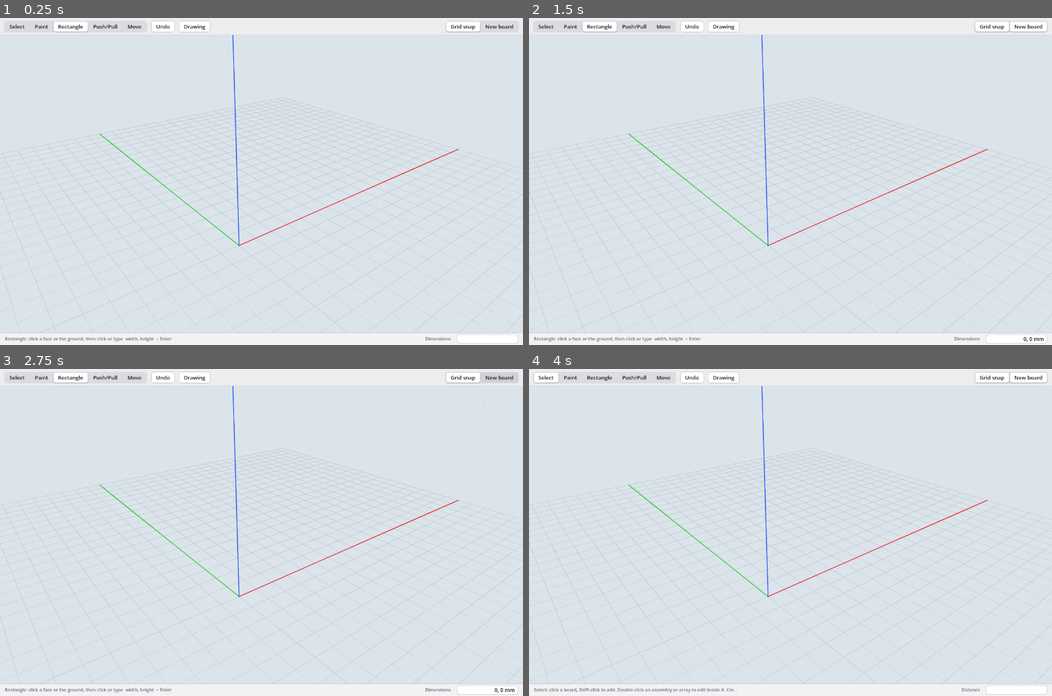
Above: before the commit, frames 1-4 (two rows, left to right).
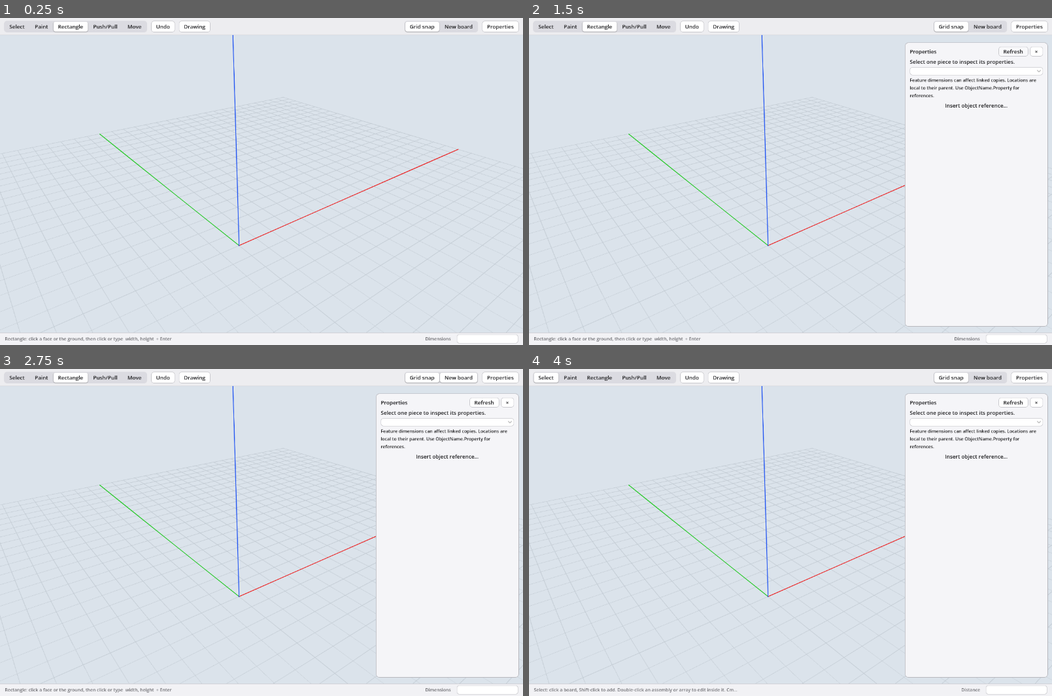
Above: after the commit, the same moments.

Repository: wweatherall/Napkin
Game: Godot game, scene res://main.tscn
Same seed, same stepped clock (60 frames per second), same inputs: the game is played once before the commit and once after it.
Inputs (mouse positions are in pixels of both pictures, inside the frame that each line leads up to):
- Up to frame 1 (0.25 s): no input
- Up to frame 2 (1.5 s): click (1031, 27) at 0.5 s, where only the run after the commit has a clickable "Properties"; click (1015, 50) at 1.25 s, where only the run after the commit has a clickable "Refresh"
- Up to frame 3 (2.75 s): click "New board" at 2 s
- Up to frame 4 (4 s): click "New board" at 2.75 s; click "Select" at 3.5 s

The runs differ from the first frame. In frame 1, 0.4% of the frame differs, in the area x 77-100%, y 1-5%; in frame 2, 24%; in frame 3, 24%, in the area x 71-100%, y 1-99%; in frame 4, 24%.
Error before the commit: Invalid assignment of property or key 'text' with value of type 'String' on a base object of type 'Nil'. (res://main.gd:1893)
Error after the commit: Invalid assignment of property or key 'text' with value of type 'String' on a base object of type 'Nil'. (res://main.gd:1962)

Commit message:
Expose native FreeCAD properties in a Godot inspector

Diff:
--- a/viewport/main.gd
+++ b/viewport/main.gd
@@ -11,7 +11,7 @@
 
 # ---------------- state ----------------
 var ops: Array = []
-var counters := {"r": 0, "b": 0, "pp": 0, "m": 0, "mv": 0, "mu": 0, "dt": 0, "as": 0, "a": 0, "sm": 0, "tg": 0}
+var counters := {"pr": 0, "r": 0, "b": 0, "pp": 0, "m": 0, "mv": 0, "mu": 0, "dt": 0, "as": 0, "a": 0, "sm": 0, "tg": 0}
 var seq := 0
 var in_flight := false
 var dirty := false
@@ -84,6 +84,10 @@
 var cursor2d: Node2D
 
 var client: Node
+var properties_panel: PanelContainer
+var properties_request := 0
+var properties_seq := -1
+
 var ui_hint: Label
 var ui_sync: Label
 var ui_vcb: Label
@@ -430,6 +434,24 @@
 	var gap := Control.new(); gap.size_flags_horizontal = Control.SIZE_EXPAND_FILL; gap.mouse_filter = Control.MOUSE_FILTER_IGNORE
 	row.add_child(gap)
 	row.add_child(_segments([["Grid snap", "grid", "Snap to a 10 mm grid (G)"], ["New board", "newboard", "Pushing a rectangle drawn on a face makes a separate board (B)"]], true))
+	var properties_button := Button.new()
+	properties_button.text = "Properties"
+	properties_button.focus_mode = Control.FOCUS_NONE
+	properties_button.pressed.connect(func():
+		properties_panel.visible = not properties_panel.visible
+		if properties_panel.visible: _request_properties())
+	row.add_child(properties_button)
+	properties_panel = load("res://property_panel.gd").new()
+	root.add_child(properties_panel)
+	properties_panel.set_anchors_and_offsets_preset(Control.PRESET_RIGHT_WIDE)
+	properties_panel.offset_left = -360
+	properties_panel.offset_right = -10
+	properties_panel.offset_top = 60
+	properties_panel.offset_bottom = -45
+	properties_panel.add_theme_stylebox_override("panel", _box(_c(Color(0.96, 0.96, 0.97), Color(0.17, 0.17, 0.18)), 8, _c(Color(0.7, 0.7, 0.72), Color(0.3, 0.3, 0.32)), 1, Vector2(12, 10)))
+	properties_panel.hide()
+	properties_panel.refresh_requested.connect(_request_properties)
+	properties_panel.edit_requested.connect(_edit_property)
 	# status bar with the measurements field
 	var status := PanelContainer.new()
 	status.set_anchors_and_offsets_preset(Control.PRESET_BOTTOM_WIDE)
@@ -841,12 +863,52 @@
 
 func set_selection(ids: Array) -> void:
 	selection = ids
+	if properties_panel != null and properties_panel.visible: _request_properties()
 	if _sel_overlay == null:
 		_sel_overlay = MeshInstance3D.new(); add_child(_sel_overlay)
 	var t := PackedVector3Array()
 	for b in ids: t.append_array(body_tris.get(b, PackedVector3Array()))
 	_sel_overlay.mesh = _tri_mesh(t, mat_selected) if not t.is_empty() else null
 
+
+func _request_properties() -> void:
+	if properties_panel == null or not properties_panel.visible: return
+	properties_request += 1
+	properties_seq = -1
+	if selection.size() != 1:
+		properties_panel.message("Select one piece to inspect its properties.")
+		return
+	if in_flight or dirty or not opened:
+		properties_panel.message("Waiting for FreeCAD…")
+		return
+	properties_panel.message("Reading properties…")
+	client.send({"cmd": "inspect_properties", "model": model_path, "body": selection[0],
+		"seq": seq, "request_id": properties_request})
+
+func _on_properties(resp: Dictionary) -> void:
+	if properties_panel == null or not properties_panel.visible: return
+	if int(resp.get("seq", -1)) != seq or in_flight or dirty: return
+	if int(resp.get("request_id", -1)) != properties_request: return
+	if not resp.get("ok", false):
+		properties_panel.message(str(resp.get("error", "Could not read properties")))
+		return
+	if resp.get("model") != model_path: return
+	if selection.size() != 1 or resp.properties.body != selection[0]: return
+	properties_seq = seq
+	properties_panel.display(resp.properties)
+
+func _edit_property(change: Dictionary) -> void:
+	if properties_seq != seq or dirty or in_flight:
+		_request_properties()
+		return
+	if selection.size() != 1 or change.body != selection[0]: return
+	counters["pr"] += 1
+	var op := change.duplicate(true)
+	op["id"] = "pr%d" % counters["pr"]
+	op["type"] = "property_edit"
+	ops.append(op)
+	properties_panel.message("Applying property…")
+	sync()
 
 func make_assembly() -> void:
 	var ids := selection.filter(func(b): return body_assembly.get(b, "") == "")
@@ -1202,7 +1264,7 @@
 func _restore_counters() -> void:
 	for op in ops:
 		var id: String = op["id"]
-		for k in ["pp", "mv", "mu", "dt", "as", "sm", "tg", "r", "m"]:
+		for k in ["pr", "pp", "mv", "mu", "dt", "as", "sm", "tg", "r", "m"]:
 			if id.begins_with(k) and id.substr(k.length()).is_valid_int():
 				counters[k] = maxi(counters[k], int(id.substr(k.length())))
 				break
@@ -1245,6 +1307,8 @@
 
 
 func sync() -> void:
+	properties_seq = -1
+	if properties_panel != null and properties_panel.visible: properties_panel.message("Waiting for FreeCAD…")
 	seq += 1
 	dirty = true
 	ui_sync.text = "● draft - FreeCAD catching up (%d ops)" % ops.size()
@@ -1267,6 +1331,9 @@
 
 
 func _on_worker(resp: Dictionary) -> void:
+	if resp.get("cmd", "") == "inspect_properties":
+		_on_properties(resp)
+		return
 	if resp.get("cmd", "") == "length":
 		_on_length(resp)
 		return
@@ -1329,6 +1396,8 @@
 			remove_op(oid)
 	if dirty and not in_flight:
 		_send()
+	elif not in_flight:
+		_request_properties()
 
 
 # ---------------- confirmed boards (T3) ----------------
@@ -1677,7 +1746,7 @@
 	if tg.has("face"): out.append(tg["face"]["body"])
 	out.append_array(op.get("targets", []))
 	if op.has("cut"): out.append_array([op["cut"]["body"], op["cut"]["op"]])
-	if op["type"] == "make_component": out.append(op["body"])
+	if op["type"] in ["make_component", "property_edit"]: out.append(op["body"])
 	return out
 
 
@@ -2004,6 +2073,9 @@
 
 
 func _reset_model_state() -> void:
+	properties_seq = -1
+	properties_request += 1
+	set_selection([])
 	seq += 1                        # a reply still on its way belongs to the old model: it's ignored
 	dirty = false
 	for oid in op_waves.keys(): _end_wave(oid)
--- /dev/null
+++ b/viewport/property_panel.gd
@@ -0,0 +1,149 @@
+extends PanelContainer
+## Native FreeCAD properties. Values and expressions are deliberately separate editing modes.
+signal refresh_requested
+signal edit_requested(change: Dictionary)
+var data := {}
+var object_picker: OptionButton
+var fields: VBoxContainer
+var status: Label
+var help: Label
+var feature_name := ""
+var ready_to_edit := false
+var reference_picker: MenuButton
+var active_input: LineEdit
+
+func _ready() -> void:
+	custom_minimum_size.x = 350
+	var column := VBoxContainer.new()
+	add_child(column)
+	var header := HBoxContainer.new()
+	column.add_child(header)
+	var title := Label.new()
+	title.text = "Properties"
+	title.size_flags_horizontal = Control.SIZE_EXPAND_FILL
+	header.add_child(title)
+	var refresh := Button.new()
+	refresh.text = "Refresh"
+	refresh.pressed.connect(func(): refresh_requested.emit())
+	header.add_child(refresh)
+	var close := Button.new()
+	close.text = "×"
+	close.pressed.connect(hide)
+	header.add_child(close)
+	status = Label.new()
+	status.autowrap_mode = TextServer.AUTOWRAP_WORD_SMART
+	status.text = "Select one piece to inspect its properties."
+	column.add_child(status)
+	object_picker = OptionButton.new()
+	object_picker.item_selected.connect(func(_index): _show_feature())
+	column.add_child(object_picker)
+	help = Label.new()
+	help.autowrap_mode = TextServer.AUTOWRAP_WORD_SMART
+	help.text = "Feature dimensions can affect linked copies. Locations are local to their parent. Use ObjectName.Property for references."
+	help.add_theme_font_size_override("font_size", 11)
+	column.add_child(help)
+	reference_picker = MenuButton.new()
+	reference_picker.text = "Insert object reference…"
+	reference_picker.tooltip_text = "Choose an expression field first, then insert a native object name"
+	reference_picker.get_popup().id_pressed.connect(func(index):
+		if is_instance_valid(active_input):
+			active_input.insert_text_at_caret(str(data.references[index].name) + ".")
+			active_input.grab_focus())
+	column.add_child(reference_picker)
+	var scroll := ScrollContainer.new()
+	scroll.size_flags_vertical = Control.SIZE_EXPAND_FILL
+	scroll.horizontal_scroll_mode = ScrollContainer.SCROLL_MODE_DISABLED
+	column.add_child(scroll)
+	fields = VBoxContainer.new()
+	fields.size_flags_horizontal = Control.SIZE_EXPAND_FILL
+	scroll.add_child(fields)
+
+func message(text: String) -> void:
+	ready_to_edit = false
+	status.text = text
+	for child in fields.get_children(): child.queue_free()
+
+func display(snapshot: Dictionary) -> void:
+	data = snapshot
+	reference_picker.get_popup().clear()
+	for ref in data.get("references", []): reference_picker.get_popup().add_item("%s (%s)" % [ref.label, ref.name])
+	ready_to_edit = true
+	status.text = "Piece " + str(data.body)
+	object_picker.clear()
+	var selected := 0
+	for i in data.objects.size():
+		var obj: Dictionary = data.objects[i]
+		object_picker.add_item("%s (%s)" % [obj.label, obj.name])
+		if obj.name == feature_name: selected = i
+	object_picker.select(selected)
+	_show_feature()
+
+func _show_feature() -> void:
+	for child in fields.get_children():
+		fields.remove_child(child)
+		child.queue_free()
+	if data.get("objects", []).is_empty(): return
+	var obj: Dictionary = data.objects[object_picker.selected]
+	feature_name = obj.name
+	var identity := Label.new()
+	identity.text = "%s · %s" % [obj.name, obj.type]
+	identity.autowrap_mode = TextServer.AUTOWRAP_WORD_SMART
+	fields.add_child(identity)
+	var details := VBoxContainer.new()
+	for entry in obj.fields:
+		if entry.path in ["Label", "Length", "Width", "Height", "LengthFwd", "LengthRev", "Radius", "Angle", "Count"] or entry.path.begins_with("Placement."):
+			_add_field(obj, entry, fields)
+		else:
+			_add_field(obj, entry, details)
+	var toggle := Button.new()
+	toggle.text = "Other native properties"
+	toggle.toggle_mode = true
+	toggle.toggled.connect(func(on): details.visible = on)
+	fields.add_child(toggle)
+	fields.add_child(details)
+	details.hide()
+
+func _add_field(obj: Dictionary, entry: Dictionary, parent: VBoxContainer) -> void:
+	var box := VBoxContainer.new()
+	parent.add_child(box)
+	var label := Label.new()
+	label.text = entry.name
+	box.add_child(label)
+	if not entry.editable:
+		var value := Label.new()
+		value.text = str(entry.value)
+		value.autowrap_mode = TextServer.AUTOWRAP_WORD_SMART
+		value.tooltip_text = "Read-only native property"
+		box.add_child(value)
+		return
+	var input := LineEdit.new()
+	input.text = entry.expression if entry.expression != "" else str(entry.value)
+	input.tooltip_text = "Native property: " + entry.path
+	if entry.kind == "enum": input.tooltip_text += " · " + ", ".join(entry.choices)
+	box.add_child(input)
+	input.focus_entered.connect(func(): active_input = input)
+	var controls := HBoxContainer.new()
+	box.add_child(controls)
+	var mode := OptionButton.new()
+	mode.add_item("Value")
+	if entry.kind in ["number", "length", "angle"]: mode.add_item("Expression")
+	mode.select(1 if entry.expression != "" else 0)
+	controls.add_child(mode)
+	var note := Label.new()
+	note.autowrap_mode = TextServer.AUTOWRAP_WORD_SMART
+	note.size_flags_horizontal = Control.SIZE_EXPAND_FILL
+	note.text = "= " + str(entry.value) if entry.expression != "" else ""
+	controls.add_child(note)
+	mode.item_selected.connect(func(index):
+		input.text = entry.expression if index == 1 else str(entry.value)
+		note.text = "Replaces expression" if index == 0 and entry.expression != "" else "")
+	var apply := Button.new()
+	apply.text = "Apply"
+	controls.add_child(apply)
+	var submit := func():
+		if not ready_to_edit: return
+		edit_requested.emit({"body": data.body, "object": obj.name, "property": entry.path,
+			"mode": "expression" if mode.selected == 1 else "value", "value": input.text,
+			"expected": {"value": entry.value, "expression": entry.expression}})
+	apply.pressed.connect(submit)
+	input.text_submitted.connect(func(_text): submit.call())
--- a/viewport/tests.gd
+++ b/viewport/tests.gd
@@ -1432,9 +1432,53 @@
 	else:
 		_ok("the quick test runs with its own worker (no --port)", false)
 
+
+	# Native property panel: inspect -> expression edit -> updated geometry -> undo.
+	await _fresh("properties", _plank(1, Vector3.ZERO, Vector3(100, 50, 20)))
+	m.properties_panel.show()
+	m.set_selection(["b1"])
+	await _wait_properties()
+	await _shot("properties_board")
+	var snapshot: Dictionary = m.properties_panel.data
+	_ok("native features appear in the Properties panel", snapshot.get("objects", []).size() >= 3, snapshot.keys())
+	var plane: Dictionary = {}
+	var width: Dictionary = {}
+	for feature in snapshot.get("objects", []):
+		if feature.type == "Part::Plane":
+			plane = feature
+			for entry in feature.fields:
+				if entry.path == "Length": width = entry
+	_ok("the native rectangle length is editable", width.get("editable", false))
+	if not width.is_empty():
+		m.properties_panel.object_picker.select(snapshot.objects.find(plane))
+		m.properties_panel._show_feature()
+		await _shot("properties_dimensions")
+		for field_box in m.properties_panel.fields.get_children():
+			if field_box is VBoxContainer and field_box.get_child_count() >= 3 and field_box.get_child(0) is Label and field_box.get_child(0).text == "Length":
+				field_box.get_child(1).text = "150 mm"
+				field_box.get_child(2).get_child(0).select(1)
+				field_box.get_child(2).get_child(2).pressed.emit()
+				break
+		await _wait_confirm()
+		await _wait_properties()
+		_ok("property edit changes confirmed geometry", is_equal_approx(float(_bodies().b1.volume_mm3), 150000.0))
+		_ok("property edits are journal actions", m.ops.back().type == "property_edit")
+		m.undo()
+		await _wait_confirm()
+		await _wait_properties()
+		_ok("undo restores native property geometry", is_equal_approx(float(_bodies().b1.volume_mm3), 100000.0))
+	m.properties_panel.hide()
+
 	Engine.time_scale = 1.0
 	print("QUICK %d passed, %d failed in %.1f s" % [_q[0], _q[1], (Time.get_ticks_msec() - t_start) / 1000.0])
 	get_tree().quit(1 if _q[1] > 0 else 0)
+
+
+func _wait_properties() -> void:
+	var deadline := Time.get_ticks_msec() + 10000
+	while m.properties_seq != m.seq and Time.get_ticks_msec() < deadline:
+		await _frames(1)
+	_ok("properties reply arrives for the current state", m.properties_seq == m.seq)
 
 
 func _run_heavy_test() -> void:
